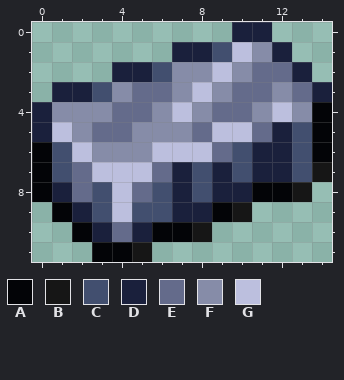
Two states of a pixel-art sprite, Items/Placeable/Bar/NaquadahBar.png. That is the earlier state.
The file is 30x24 pixels, drawn in blocks of 2x2; one block is one cell here.
Palette (. is transparent): A #030407  B #161616  C #424f6f  D #1a203c  E #646b8b  F #868ca8  G #bcbfde
Pixels before, first column x 0:
 0 ..........DD...
 1 .......DDCGFD..
 2 ....DDCFFGFEED.
 3 .DDCFEEFGFEEFED
 4 DFFFEEFGFEEFGFA
 5 DGFEEFFFEGGEDCA
 6 ACGFFFGGGECDDCA
 7 ACEGGGEDCDCDDCB
 8 ADECGECDCDDAAB.
 9 .ADCGCCDDAB....
10 ..ADEDAAB......
11 ...AAB.........
And afterwards:
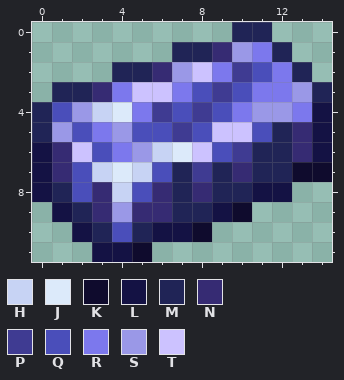
Colours new in this view: H #c7d3f4  J #dceafa  K #0f0b2d  L #141244  M #202456  N #362b73  P #3f3b92  Q #4a4eba  R #7c78ed  S #9a98e7  T #ccc2ff
Diff:
Changed rows in their new state; - is an unchanged pixel.
first column x 0:
 0 ----------MM---
 1 -------MMNSRM--
 2 ----MMNSTRPQRM-
 3 -MMNRTTRQPQRRSM
 4 MQSHJRPQPQRSSRL
 5 MSQRSQQPQTTQMNL
 6 LNTQRSHJTQPMMNL
 7 LNQHJHQMPMNMMKK
 8 LMQNHQNMNMMLL.-
 9 -LMNSNNMMLK----
10 --LMQMLLK------
11 ---LLK---------
Where, in picture pixels (left, top, right, bottom), the same in both pictures:
changed: (32, 22, 332, 262)
